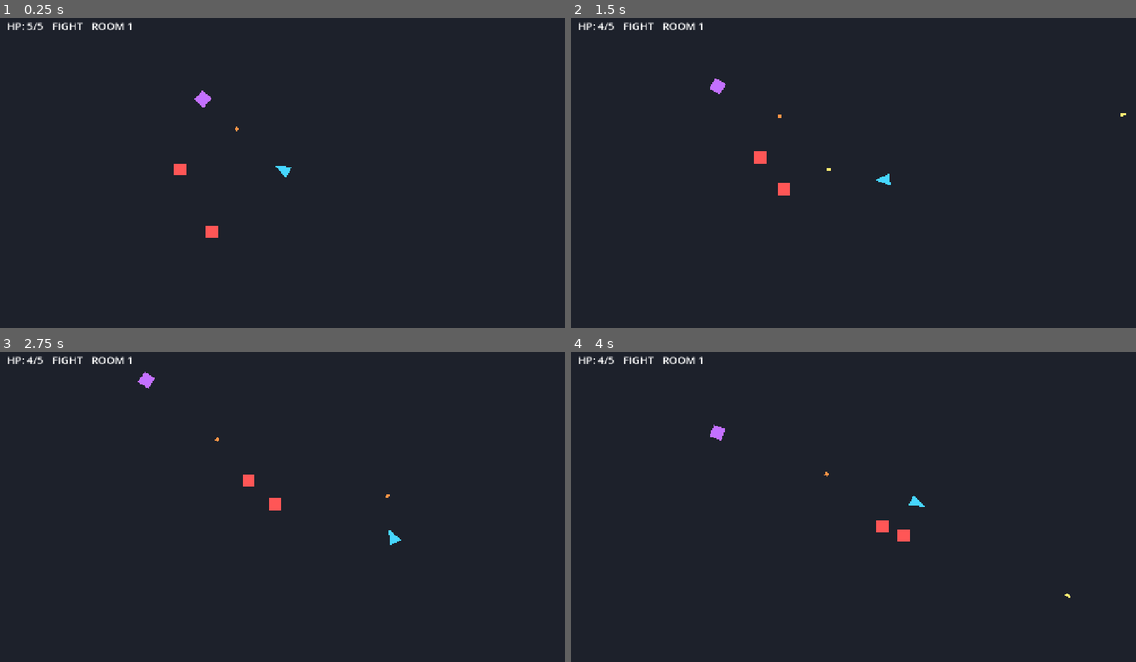
Above: before the commit, frames 1-4 (two rows, left to right).
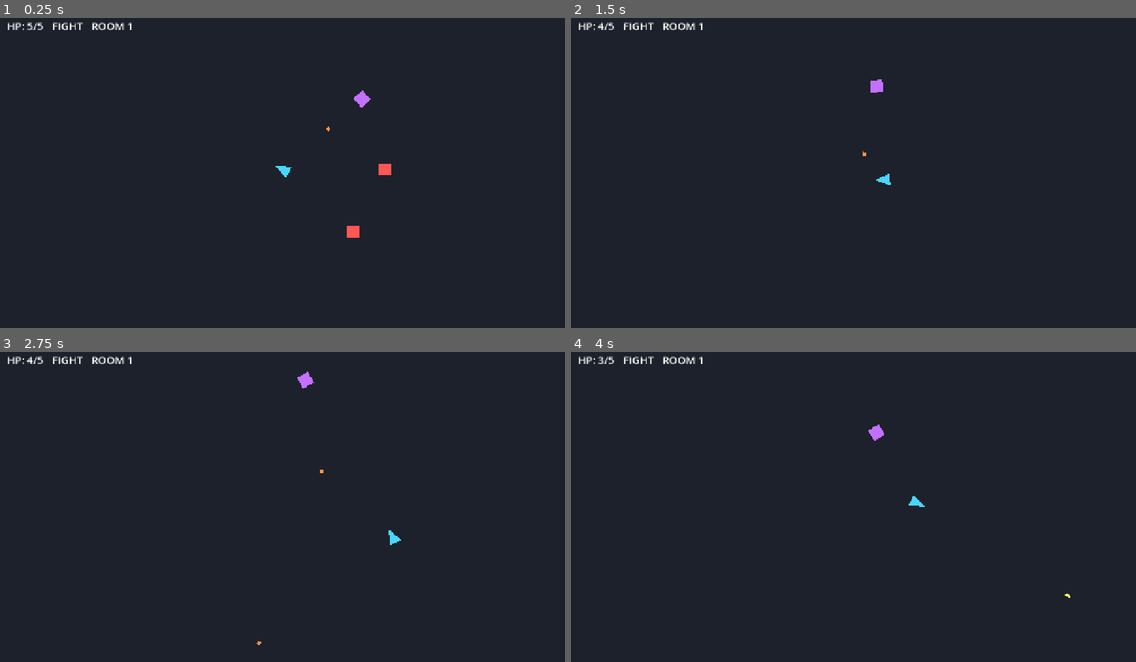
Above: after the commit, the same moments.

Repository: Dexter2099/GunMaxx
Game: Godot game, scene res://scenes/Main.tscn
Two runs of this game, one before a commit and one after it. Both use one fixed random seed, a clock stepped at 60 frames per second and the inputs below.
Inputs (mouse positions are in pixels of both pictures, inside the frame that each line leads up to):
- Up to frame 1 (0.25 s): no input
- Up to frame 2 (1.5 s): move the mouse to (977, 154) at 0.52 s; hold Right (ui_right) 0.53-1.28 s; click (977, 154) at 0.6 s; move the mouse to (740, 185) at 1.27 s; hold Down (ui_down) from 1.28 s (still down); click (740, 185) at 1.35 s
- Up to frame 3 (2.75 s): move the mouse to (339, 432) at 2.02 s; release Down (ui_down) at 2.03 s; hold Right (ui_right) from 2.03 s (still down); click (339, 432) at 2.1 s
- Up to frame 4 (4 s): move the mouse to (825, 565) at 2.77 s; release Right (ui_right) at 2.78 s; hold Up (ui_up) 2.78-3.53 s; click (825, 565) at 2.85 s; move the mouse to (1023, 550) at 3.52 s; hold Left (ui_left) from 3.53 s (still down); click (1023, 550) at 3.6 s

The runs differ from the first frame. In frame 1, 0.5% of the frame differs, in the area x 30-70%, y 23-71%; in frame 2, 0.4%; in frame 3, 0.4%; in frame 4, 0.4%.

Commit message:
Add one-encounter rapid-fire pickup reward

Diff:
--- a/game/scenes/Main.tscn
+++ b/game/scenes/Main.tscn
@@ -98,6 +98,11 @@
 theme_override_font_sizes/font_size = 24
 text = "ROOM 1"
 
+[node name="BuffLabel" type="Label" parent="HUD/MarginContainer/HBoxContainer"]
+layout_mode = 2
+theme_override_font_sizes/font_size = 24
+text = ""
+
 [node name="RoomClearTimer" type="Timer" parent="."]
 wait_time = 1.5
 one_shot = true
--- /dev/null
+++ b/game/scenes/RapidFirePickup.tscn
@@ -0,0 +1,18 @@
+[gd_scene load_steps=3 format=3 uid="uid://clmjc1q8rn8lm"]
+
+[ext_resource type="Script" path="res://scripts/rapid_fire_pickup.gd" id="1_2i6b4"]
+
+[sub_resource type="CircleShape2D" id="CircleShape2D_a1dpd"]
+radius = 14.0
+
+[node name="RapidFirePickup" type="Area2D"]
+script = ExtResource("1_2i6b4")
+collision_layer = 0
+collision_mask = 1
+
+[node name="CollisionShape2D" type="CollisionShape2D" parent="."]
+shape = SubResource("CircleShape2D_a1dpd")
+
+[node name="Visual" type="Polygon2D" parent="."]
+color = Color(1, 0.8, 0.2, 1)
+polygon = PackedVector2Array(-10, 8, -2, 8, -2, -8, 2, -8, 2, 8, 10, 8, 10, 12, -10, 12)
--- a/game/scripts/main.gd
+++ b/game/scripts/main.gd
@@ -6,17 +6,22 @@
 @onready var health_label: Label = $HUD/MarginContainer/HBoxContainer/HealthLabel
 @onready var room_state_label: Label = $HUD/MarginContainer/HBoxContainer/RoomStateLabel
 @onready var room_counter_label: Label = $HUD/MarginContainer/HBoxContainer/RoomCounterLabel
+@onready var buff_label: Label = $HUD/MarginContainer/HBoxContainer/BuffLabel
 @onready var room_clear_timer: Timer = $RoomClearTimer
 
 const ROOM_SIZE := Vector2(1536, 960)
 const CHASER_ENEMY_SCENE := preload("res://scenes/Enemy.tscn")
 const TURRET_ENEMY_SCENE := preload("res://scenes/RangedEnemy.tscn")
 const HEALTH_PICKUP_SCENE := preload("res://scenes/HealthPickup.tscn")
+const RAPID_FIRE_PICKUP_SCENE := preload("res://scenes/RapidFirePickup.tscn")
 
 var is_restarting: bool = false
 var room_cleared: bool = false
 var room_number: int = 1
 var active_health_pickup: Area2D = null
+var active_rapid_fire_pickup: Area2D = null
+var rapid_fire_queued_for_next_encounter: bool = false
+var rapid_fire_active_for_current_encounter: bool = false
 
 func _ready() -> void:
 	var half := ROOM_SIZE * 0.5
@@ -37,6 +42,7 @@
 		_on_player_health_changed(player.get_health(), player.get_max_health())
 	_set_room_state_text(false)
 	_update_room_counter()
+	_set_buff_text("")
 	_set_room_encounter_composition(room_number)
 
 func _on_player_health_changed(current: int, max_value: int) -> void:
@@ -47,9 +53,13 @@
 		return
 
 	room_cleared = true
+	if rapid_fire_active_for_current_encounter:
+		_remove_rapid_fire_for_current_encounter()
 	_set_room_state_text(true)
 	if _spawn_health_pickup_if_needed():
 		return
+	if _spawn_rapid_fire_pickup_if_needed():
+		return
 	room_clear_timer.start()
 
 func _on_player_died() -> void:
@@ -64,11 +74,13 @@
 		return
 
 	_clear_active_health_pickup()
+	_clear_active_rapid_fire_pickup()
 	room_number += 1
 	room_cleared = false
 	_set_room_state_text(false)
 	_update_room_counter()
 	_set_room_encounter_composition(room_number)
+	_apply_rapid_fire_for_next_encounter_if_needed()
 
 	if room_controller.has_method("start_next_encounter"):
 		room_controller.start_next_encounter()
@@ -94,26 +106,78 @@
 	pickup.tree_exited.connect(_on_health_pickup_tree_exited.bind(pickup))
 	return true
 
+func _spawn_rapid_fire_pickup_if_needed() -> bool:
+	if rapid_fire_queued_for_next_encounter or rapid_fire_active_for_current_encounter:
+		return false
+
+	var pickup := RAPID_FIRE_PICKUP_SCENE.instantiate() as Area2D
+	if pickup == null:
+		return false
+
+	pickup.global_position = Vector2(0, -36)
+	add_child(pickup)
+	active_rapid_fire_pickup = pickup
+	if pickup.has_signal("collected"):
+		pickup.collected.connect(_on_rapid_fire_pickup_collected)
+	pickup.tree_exited.connect(_on_rapid_fire_pickup_tree_exited.bind(pickup))
+	return true
+
 func _on_health_pickup_collected() -> void:
 	if is_restarting or not room_cleared:
 		return
+	room_clear_timer.start()
+
+func _on_rapid_fire_pickup_collected() -> void:
+	if is_restarting or not room_cleared:
+		return
+	rapid_fire_queued_for_next_encounter = true
 	room_clear_timer.start()
 
 func _on_health_pickup_tree_exited(pickup: Area2D) -> void:
 	if active_health_pickup == pickup:
 		active_health_pickup = null
+
+func _on_rapid_fire_pickup_tree_exited(pickup: Area2D) -> void:
+	if active_rapid_fire_pickup == pickup:
+		active_rapid_fire_pickup = null
 
 func _clear_active_health_pickup() -> void:
 	if active_health_pickup != null and is_instance_valid(active_health_pickup):
 		active_health_pickup.queue_free()
 	active_health_pickup = null
 
+func _clear_active_rapid_fire_pickup() -> void:
+	if active_rapid_fire_pickup != null and is_instance_valid(active_rapid_fire_pickup):
+		active_rapid_fire_pickup.queue_free()
+	active_rapid_fire_pickup = null
+
+func _apply_rapid_fire_for_next_encounter_if_needed() -> void:
+	if not rapid_fire_queued_for_next_encounter:
+		return
+	if not player.has_method("apply_rapid_fire_buff"):
+		return
+
+	rapid_fire_queued_for_next_encounter = false
+	rapid_fire_active_for_current_encounter = true
+	player.apply_rapid_fire_buff()
+	_set_buff_text("BUFF: RAPID FIRE")
+
+func _remove_rapid_fire_for_current_encounter() -> void:
+	if not rapid_fire_active_for_current_encounter:
+		return
+
+	rapid_fire_active_for_current_encounter = false
+	if player.has_method("remove_rapid_fire_buff"):
+		player.remove_rapid_fire_buff()
+	_set_buff_text("")
+
 func restart_room() -> void:
 	if is_restarting:
 		return
 
 	is_restarting = true
 	_clear_active_health_pickup()
+	_clear_active_rapid_fire_pickup()
 	get_tree().reload_current_scene()
 
 func _set_room_state_text(cleared: bool) -> void:
@@ -121,6 +185,9 @@
 
 func _update_room_counter() -> void:
 	room_counter_label.text = "ROOM %d" % room_number
+
+func _set_buff_text(text: String) -> void:
+	buff_label.text = text
 
 func _set_room_encounter_composition(room_index: int) -> void:
 	if room_controller == null:
--- a/game/scripts/player.gd
+++ b/game/scripts/player.gd
@@ -5,6 +5,7 @@
 
 @export var move_speed: float = 260.0
 @export var fire_cooldown: float = 0.2
+@export var rapid_fire_cooldown_multiplier: float = 0.5
 @export var bullet_spawn_distance: float = 30.0
 @export var max_health: int = 5
 
@@ -13,6 +14,7 @@
 var fire_cooldown_left: float = 0.0
 var health: int
 var is_dead: bool = false
+var rapid_fire_active: bool = false
 
 func _ready() -> void:
 	add_to_group("player")
@@ -44,7 +46,7 @@
 
 	if Input.is_action_just_pressed("shoot") and fire_cooldown_left <= 0.0:
 		fire_bullet(aim_direction)
-		fire_cooldown_left = fire_cooldown
+		fire_cooldown_left = _get_current_fire_cooldown()
 
 func fire_bullet(aim_direction: Vector2) -> void:
 	if aim_direction == Vector2.ZERO:
@@ -71,6 +73,20 @@
 	health = min(health + amount, max_health)
 	health_changed.emit(health, max_health)
 
+func apply_rapid_fire_buff() -> void:
+	rapid_fire_active = true
+
+func remove_rapid_fire_buff() -> void:
+	rapid_fire_active = false
+
+func has_rapid_fire_buff() -> bool:
+	return rapid_fire_active
+
+func _get_current_fire_cooldown() -> float:
+	if rapid_fire_active:
+		return fire_cooldown * rapid_fire_cooldown_multiplier
+	return fire_cooldown
+
 func get_health() -> int:
 	return health
 
--- /dev/null
+++ b/game/scripts/rapid_fire_pickup.gd
@@ -0,0 +1,13 @@
+extends Area2D
+
+signal collected
+
+func _ready() -> void:
+	body_entered.connect(_on_body_entered)
+
+func _on_body_entered(body: Node) -> void:
+	if not body.is_in_group("player"):
+		return
+
+	collected.emit()
+	queue_free()
